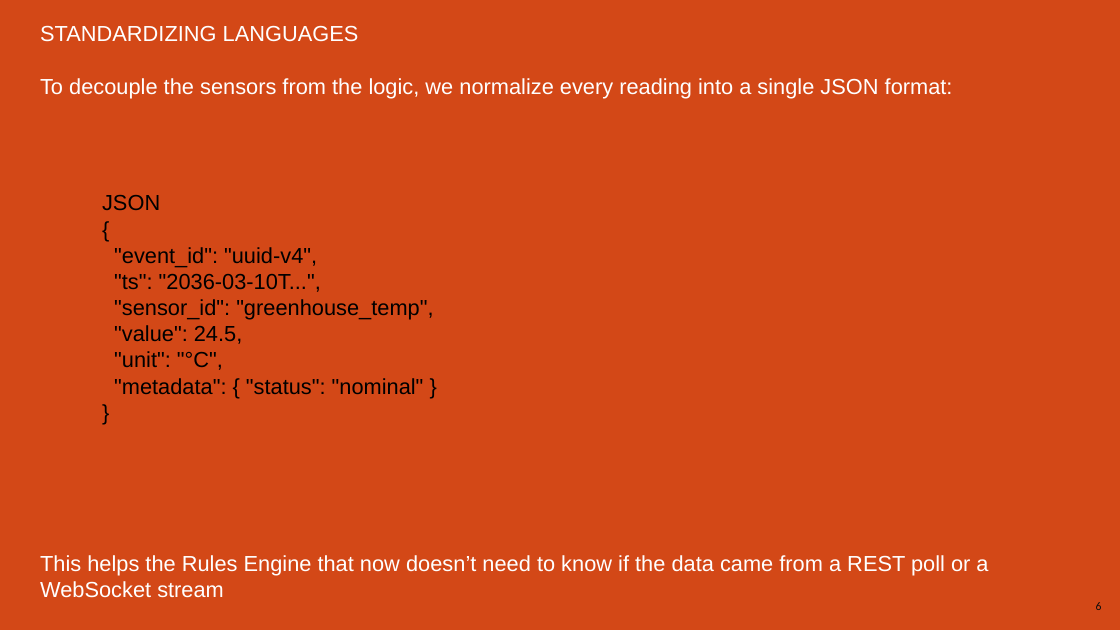
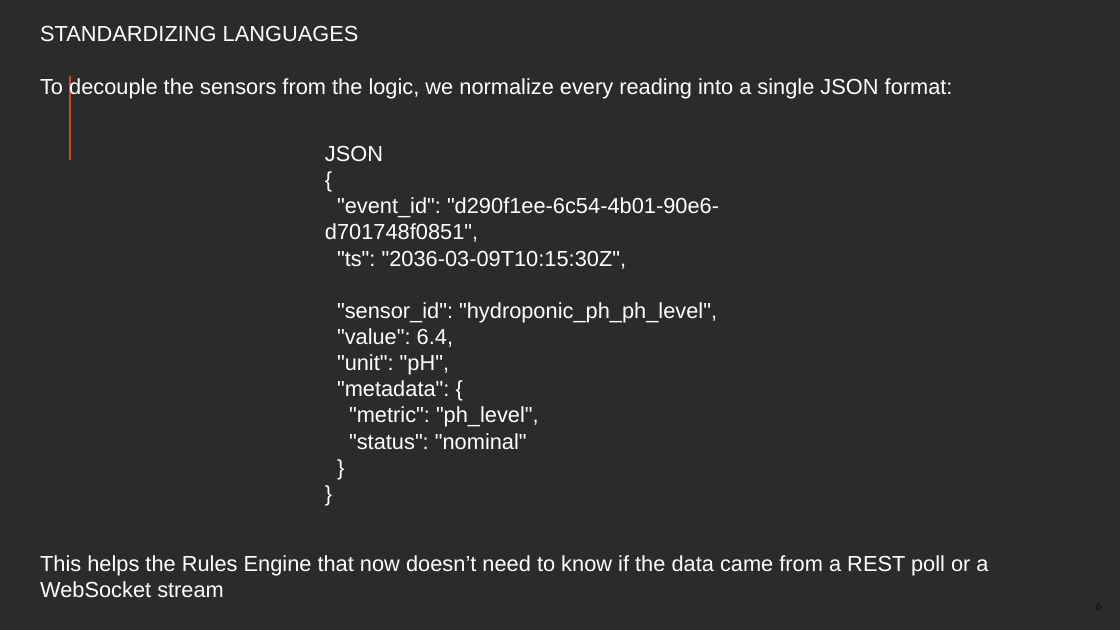
Before and after one commit to danrazin/2056165_ENIGMI, a slide deck: slide 6 of booklets/LAB.pptx. Drawn at 1120x630 pixels with LibreOffice and Linux fonts; fonts in the diff are those of the drawing; background and template pictures are left out; a plain dark background stands for a picture behind light text. Boxes give left, top, right and bottom in pixels: in the first picture for what was removed or moved away, otherwise in the second. Text is boxed around its words. In the diff, an @@ line names an element or a change of style, - is before the commit and + after.

```diff
--- a/booklets/LAB.pptx
+++ b/booklets/LAB.pptx
@@ background #D34817 to picture (left out) @@
@@ text at bbox=[325, 146, 719, 450]: paragraph added @@
+}
@@ text "JSON": place and size @@
-text "JSON" at bbox=[102, 195, 433, 395]
+text "JSON" at bbox=[325, 146, 719, 450]
@@ text at bbox=[325, 146, 383, 162]: text colour #000000 to #FFFFFF in "JSON", "{", "}" @@
@@ text at bbox=[325, 197, 719, 450]: text changed; text colour #000000 to #FFFFFF @@
-"event_id": "uuid-v4",
-"ts": "2036-03-10T...",
-"sensor_id": "greenhouse_temp",
-"value": 24.5,
-"unit": "°C",
-"metadata": { "status": "nominal" }
+"event_id": "d290f1ee-6c54-4b01-90e6-d701748f0851",
+"ts": "2036-03-09T10:15:30Z",
+"sensor_id": "hydroponic_ph_ph_level",
+"value": 6.4,
+"unit": "pH",
+"metadata": {
+"metric": "ph_level",
+"status": "nominal"
```
Also in this commit, not shown: 22 other slides changed, 3 slides added, 1 slide removed.
